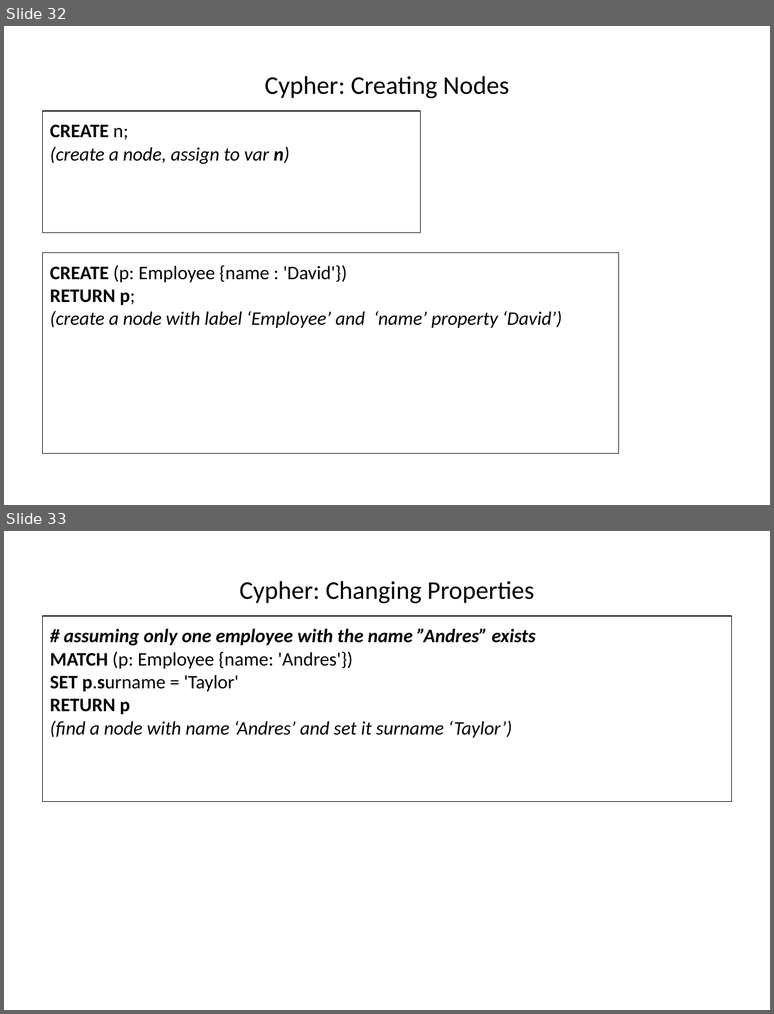
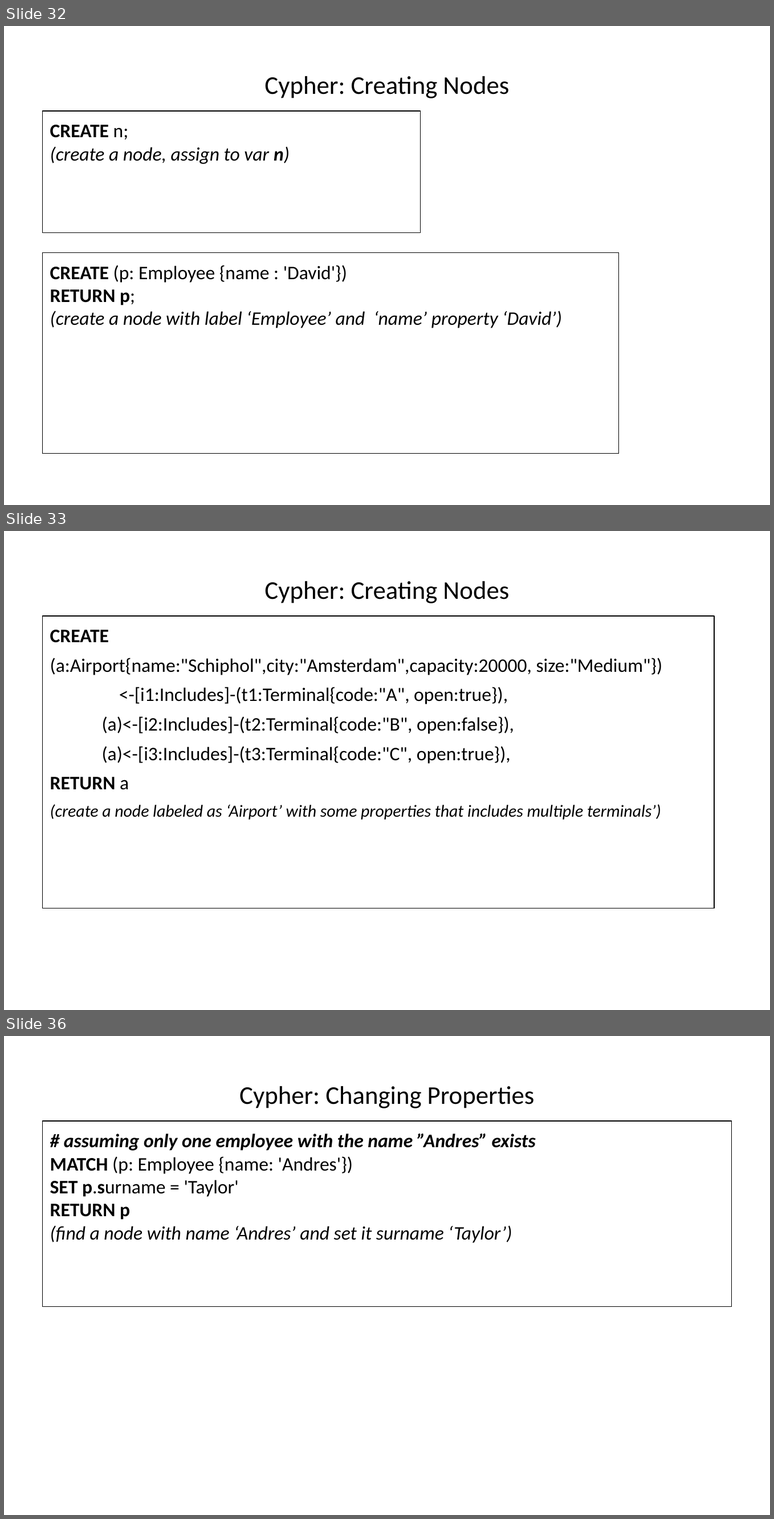
Before and after one commit to hogeschool/INFDEV026B, a slide deck: 2018-2019/build/Lecture 5.pptx. Shown one above the other, each under a label of ours: slides 32 and 33 before the commit, slides 32, 33 and 36 after it; the slides between them are not shown. The pictures are 774x1014 and 774x1519 pixels, drawn with LibreOffice and Linux fonts; fonts in the diff are those of the drawing. Boxes give left, top, right and bottom in pixels: in the first picture for what was removed or moved away, otherwise in the second. Text is boxed around its words. In the diff, an @@ line names an element or a change of style, - is before the commit and + after.

```diff
--- a/2018-2019/build/Lecture 5.pptx
+++ b/2018-2019/build/Lecture 5.pptx
@@ slide 33 added at [4,531,770,1010], background #FFFFFF @@
@@ title added at [264,581,509,603], 24 pt, text #000000 @@
+Cypher: Creating Nodes
@@ text added at [42,616,714,909], outline #000000 0.75 pt, 18 pt, text #000000 @@
+CREATE
+(a:Airport{name:"Schiphol",city:"Amsterdam",capacity:20000, size:"Medium"})
+<-[i1:Includes]-(t1:Terminal{code:"A", open:true}),
+(a)<-[i2:Includes]-(t2:Terminal{code:"B", open:false}),
+(a)<-[i3:Includes]-(t3:Terminal{code:"C", open:true}),
+RETURN a
+(create a node labeled as ‘Airport’ with some properties that includes multiple terminals’)
@@ what was slide 33 is now slide 36 @@
```
Also in this commit, not shown: 3 slides changed, 3 other slides added.
